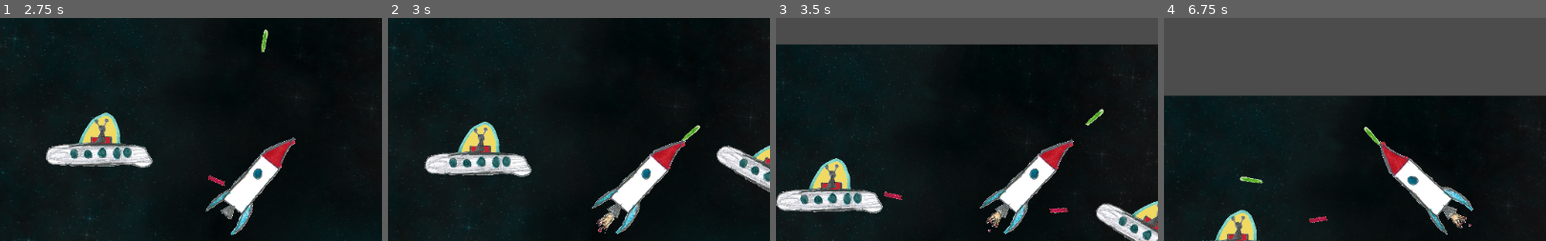
Above: before the commit, frames 1-4 (left to right).
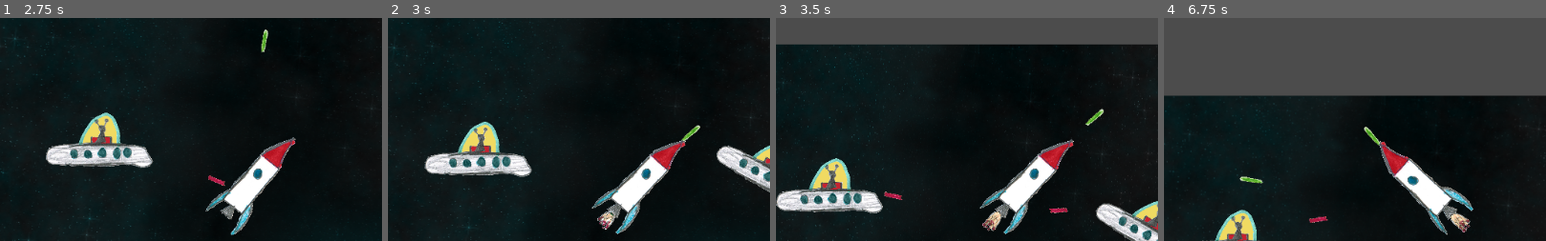
Above: after the commit, the same moments.

Repository: the-g-force/FamJam-April2020
Game: Godot game, scene res://src/Level.tscn
Two runs of this game, one before a commit and one after it. Both use one fixed random seed, a clock stepped at 60 frames per second and the inputs below. Sound files missing from this copy of the repository are replaced by a short silence.
Inputs:
- Up to frame 1 (2.75 s): hold Right (TurnRight) 0.53-1.28 s; tap Space (Fire) at 0.6, 1.35, 2.1 s; hold Left (TurnLeft) 1.28-2.03 s; hold Right (TurnRight) from 2.03 s (still down)
- Up to frame 2 (3 s): release Right (TurnRight) at 2.78 s; hold Up (Thrust) from 2.78 s (still down); tap Space (Fire) at 2.85 s
- Up to frame 3 (3.5 s): keep holding Up (Thrust)
- Up to frame 4 (6.75 s): release Up (Thrust) at 3.53 s; hold Left (TurnLeft) 3.53-5.78 s; tap Space (Fire) every 0.75 s from 3.6 to 6.6 s; hold Right (TurnRight) 5.78-6.53 s; hold Up (Thrust) from 6.53 s (still down)
The pictures show only the part of the screen within x 16-66%, y 13-63%; the shares and areas given below are measured in that part.

Frame 1 is identical in both runs. In frame 2, 0.3% of the frame differs, in the area x 54-60%, y 86-97%; in frame 3, 0.3%; in frame 4, 0.3%.

Commit message:
Play sound on taking rocket damage

Diff:
--- a/project/src/Rocket.gd
+++ b/project/src/Rocket.gd
@@ -16,6 +16,7 @@
 onready var _gunpoint : Node2D = $GunPoint
 onready var _shoot_sound : AudioStreamPlayer2D = $ShootSound
 onready var _thrust_sound = $ThrustSound
+onready var _damage_sound = $DamageSound
 
 var _speed : float = 0
 var _dead : bool = false
@@ -58,6 +59,7 @@
 
 func damage():
 	PlayerStats.health -= 1
+	_damage_sound.play()
 	if PlayerStats.health <= 0:
 		if not _dead:
 			var _explode = _explosion.instance()
--- a/project/src/Rocket.tscn
+++ b/project/src/Rocket.tscn
@@ -8,6 +8,7 @@
 [ext_resource path="res://assets/fires/001.png" type="Texture" id=6]
 [ext_resource path="res://assets/fires/002.png" type="Texture" id=7]
 [ext_resource path="res://assets/fires/003.png" type="Texture" id=8]
+[ext_resource path="res://assets/sfx/hit.wav" type="AudioStream" id=9]
 
 [sub_resource type="RectangleShape2D" id=1]
 extents = Vector2( 19.989, 75.7177 )
@@ -36,7 +37,7 @@
 position = Vector2( 0, 377.58 )
 frames = SubResource( 2 )
 animation = "Flames"
-frame = 3
+frame = 1
 playing = true
 
 [node name="ThrustSound" type="AudioStreamPlayer" parent="."]
@@ -48,3 +49,6 @@
 
 [node name="ShootSound" type="AudioStreamPlayer2D" parent="."]
 stream = ExtResource( 4 )
+
+[node name="DamageSound" type="AudioStreamPlayer2D" parent="."]
+stream = ExtResource( 9 )
Not shown: 1 places in project/src/Rocket.tscn that only renumber resources
